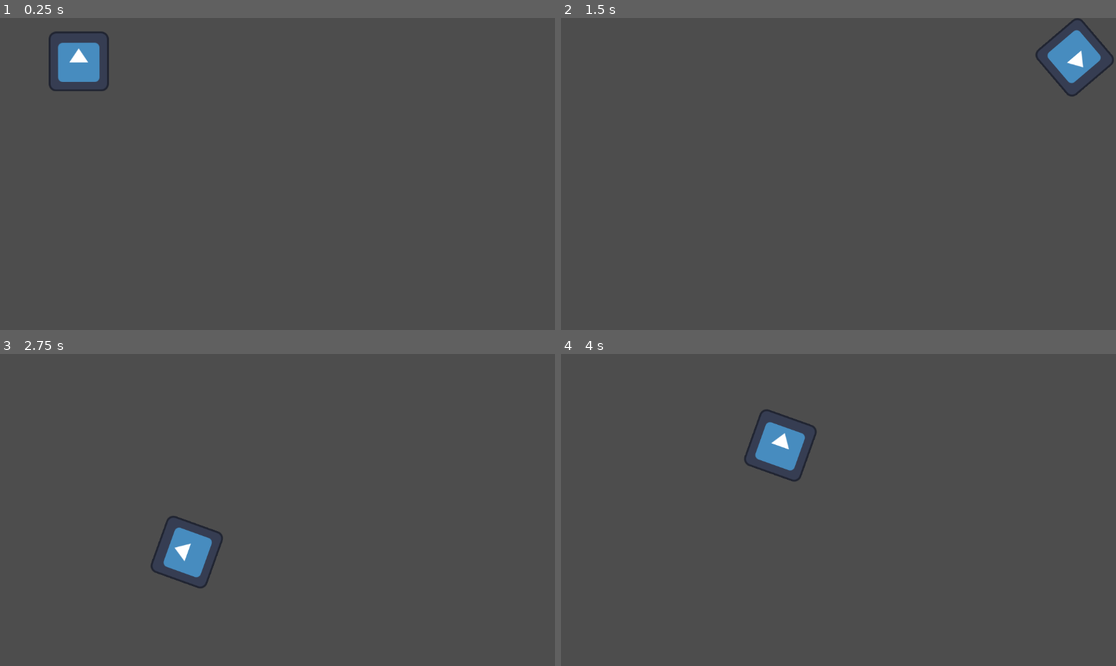
Above: before the commit, frames 1-4 (two rows, left to right).
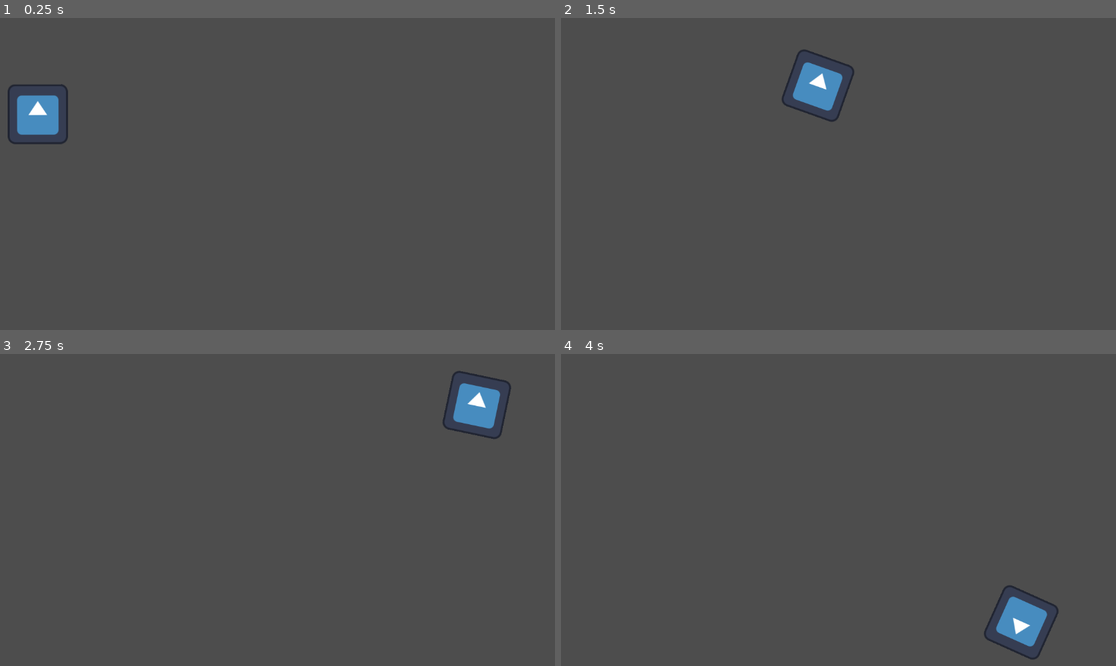
Above: after the commit, the same moments.

Repository: mcdevittb/Week02
Game: Godot game, scene res://game_board.tscn
Same seed, same stepped clock (60 frames per second), same inputs: the game is played once before the commit and once after it. The engine's default icon, where the game draws it, is replaced by a stand-in: a white triangle on a blue panel in a dark square.
Inputs:
- Up to frame 1 (0.25 s): no input
- Up to frame 2 (1.5 s): no input
- Up to frame 3 (2.75 s): no input
- Up to frame 4 (4 s): no input

The runs differ from the first frame. In frame 1, 2.5% of the frame differs, in the area x 1-20%, y 4-41%; in frame 2, 2.5%; in frame 3, 2.5%, in the area x 27-93%, y 5-76%; in frame 4, 2.5%.

Commit message:
updated speed

Diff:
--- a/path_follow_2d.gd
+++ b/path_follow_2d.gd
@@ -1,6 +1,6 @@
 extends PathFollow2D
 
-var speed : float = 0.3
+var speed : float = 0.15
 
 func _process(delta: float) -> void:
 	progress_ratio += speed * delta
